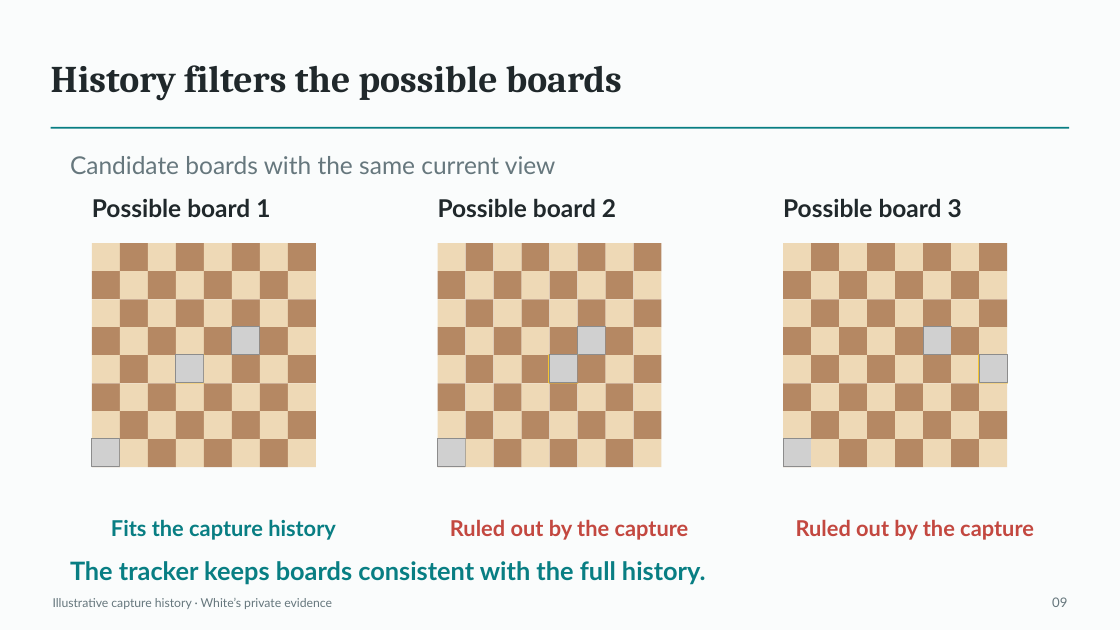
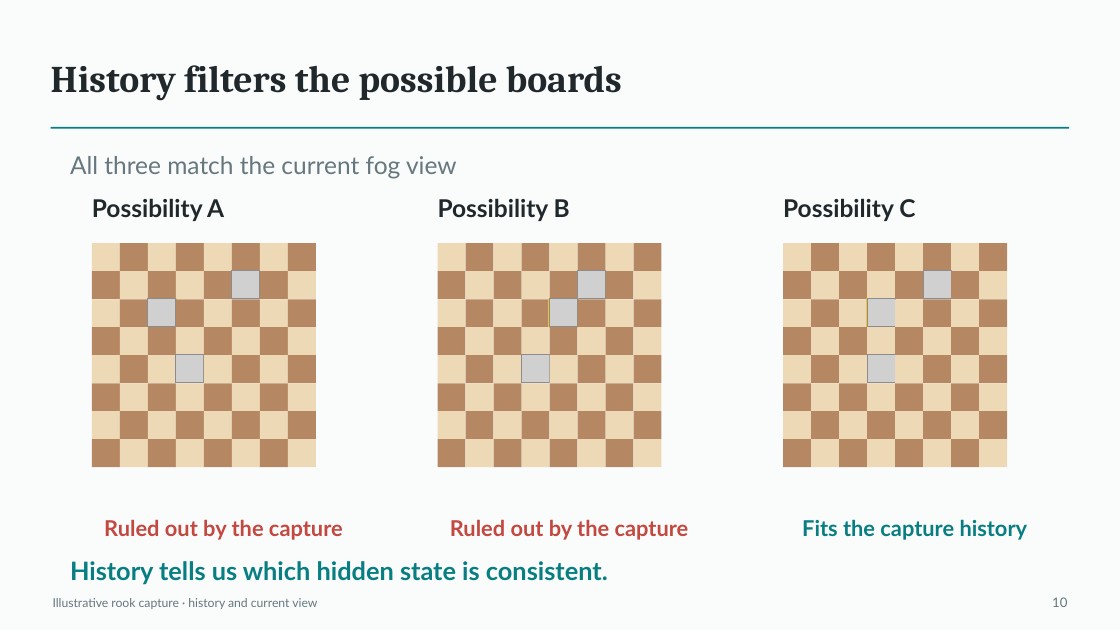
Before and after one commit to Mr-Teal/CS5446_project, a slide deck: slide 10 of docs/drafts/presentation-draft.pptx (slide 9 before the commit). Drawn at 1120x630 pixels with LibreOffice and Linux fonts; fonts in the diff are those of the drawing; grey boxes stand for pictures. Boxes give left, top, right and bottom in pixels: in the first picture for what was removed or moved away, otherwise in the second. Text is boxed around its words. In the diff, an @@ line names an element or a change of style, - is before the commit and + after.

```diff
--- a/docs/drafts/presentation-draft.pptx
+++ b/docs/drafts/presentation-draft.pptx
@@ text at (70, 156, 457, 179): text changed @@
-Candidate boards with the same current view
+All three match the current fog view
@@ text at (92, 198, 224, 221): text changed @@
-Possible board 1
+Possibility A
@@ text at (438, 198, 570, 221): text changed @@
-Possible board 2
+Possibility B
@@ text at (783, 198, 915, 221): text changed @@
-Possible board 3
+Possibility C
@@ rectangle at (148, 299, 176, 327): outline none to #F4C430 1.88 pt @@
@@ picture added at (148, 298, 176, 326) @@
@@ 3 pictures, 1 rectangle: place and size @@
-3 pictures, 1 rectangle at (232, 327, 951, 383)
+3 pictures, 1 rectangle at (232, 271, 951, 327)
@@ picture added at (549, 298, 577, 326) @@
@@ rectangle at (867, 299, 895, 327): outline none to #F4C430 1.88 pt @@
@@ picture added at (867, 298, 895, 326) @@
@@ rectangle at (176, 355, 203, 383): outline #F4C430 1.88 pt to none @@
@@ picture: place and size @@
-picture at (438, 439, 465, 466)
+picture at (522, 355, 549, 382)
@@ rectangle: place and size @@
-rectangle at (549, 299, 577, 327)
+rectangle at (549, 355, 577, 383)
@@ picture removed at (549, 355, 577, 382) @@
@@ picture: place and size @@
-picture at (783, 439, 811, 466)
+picture at (867, 355, 895, 382)
@@ rectangle at (980, 355, 1007, 383): outline #F4C430 1.88 pt to none @@
@@ picture removed at (980, 355, 1007, 382) @@
@@ picture removed at (92, 439, 119, 466) @@
@@ text "Ruled out by the capture": place and size @@
-text "Ruled out by the capture" at (796, 519, 1034, 540)
+text "Ruled out by the capture" at (104, 519, 343, 540)
@@ text "Fits the capture history": place and size @@
-text "Fits the capture history" at (111, 519, 336, 540)
+text "Fits the capture history" at (802, 519, 1028, 540)
@@ text at (70, 561, 608, 585): text changed @@
-The tracker keeps boards consistent with the full history.
+History tells us which hidden state is consistent.
@@ text at (53, 598, 317, 609): text changed @@
-Illustrative capture history · White’s private evidence
+Illustrative rook capture · history and current view
@@ text at (1052, 597, 1067, 607): text changed @@
-09
+10
```
Also in this commit, not shown: 21 other slides changed, 1 slide added, 6 other files.
